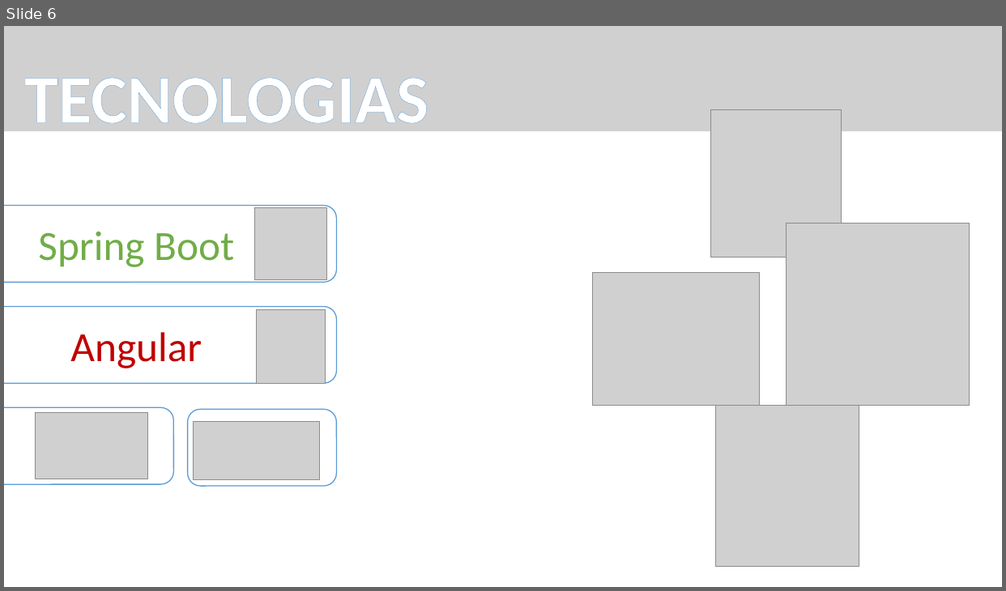
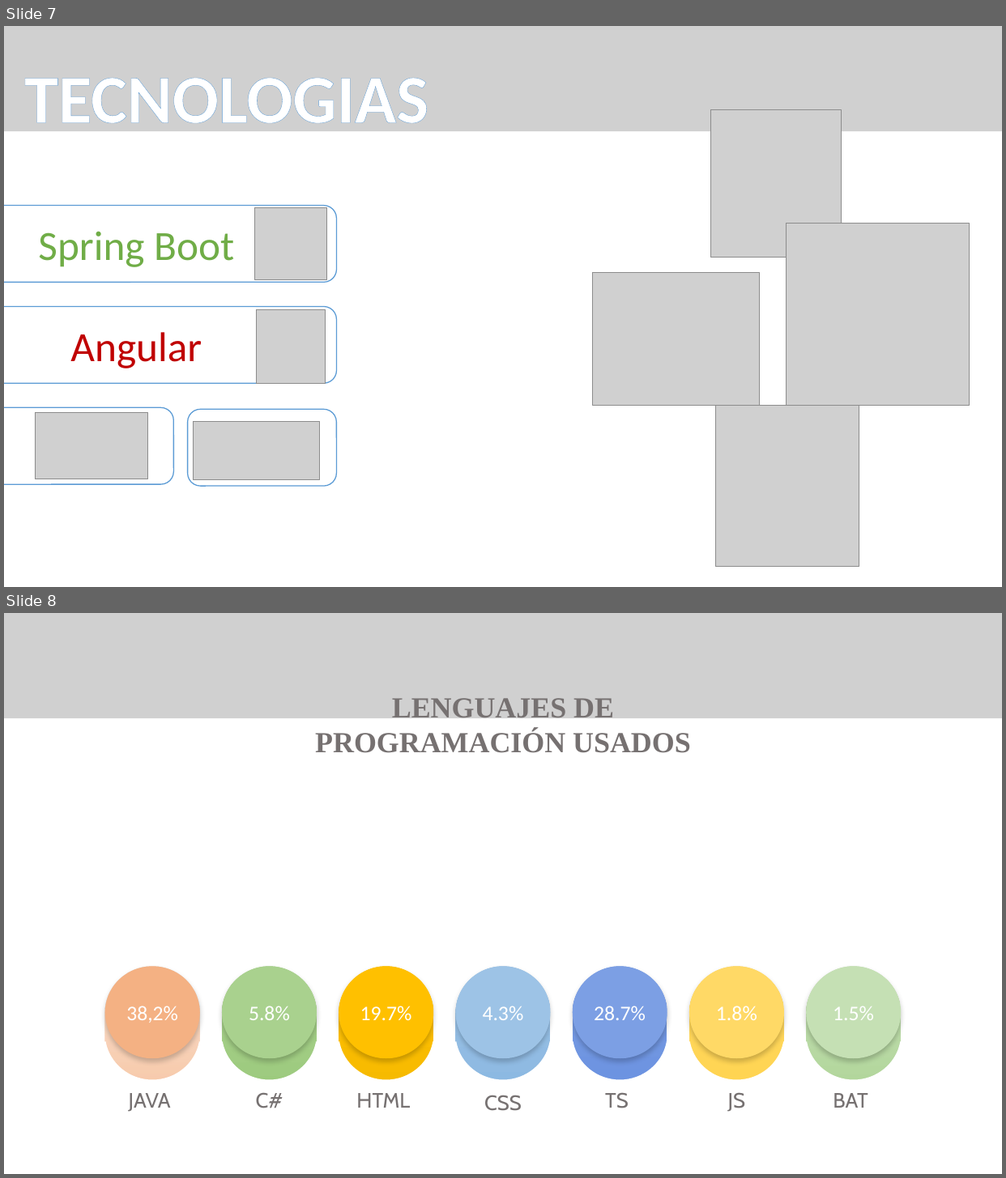
Before and after one commit to CBujeda/TFG-PROYECT-Nine_Image_Board, a slide deck: Documentation/presentación/NIB 0.1.1 - PRESENTATION .pptx. Shown one above the other, each under a label of ours: slide 6 before the commit, slides 7 and 8 after it. The pictures are 1006x591 and 1006x1178 pixels, drawn with LibreOffice and Linux fonts; fonts in the diff are those of the drawing; grey boxes stand for pictures. Boxes give left, top, right and bottom in pixels: in the first picture for what was removed or moved away, otherwise in the second. Text is boxed around its words. In the diff, an @@ line names an element or a change of style, - is before the commit and + after.

```diff
--- a/Documentation/presentación/NIB 0.1.1 - PRESENTATION .pptx
+++ b/Documentation/presentación/NIB 0.1.1 - PRESENTATION .pptx
@@ slide 8 added at [4, 613, 1002, 1174], background #FFFFFF @@
@@ freeform shape added at [4, 613, 1002, 710], fill #4472C4 @@
@@ picture added at [4, 613, 1002, 718] @@
@@ text added at [315, 698, 691, 753], 28 pt, text #767171, bold @@
+LENGUAJES DE PROGRAMACIÓN USADOS
@@ rounded rectangle added at [105, 966, 200, 1174], fill gradient #F4B183 to #EC7C30 @@
@@ ellipse added at [105, 966, 200, 1059], fill #F4B183, 20 pt, text #FFFFFF @@
+38,2%
@@ rounded rectangle added at [222, 966, 317, 1174], fill gradient #A9D18E to #7AB850 @@
@@ ellipse added at [222, 966, 317, 1059], fill #A9D18E, 20 pt, text #FFFFFF @@
+5.8%
@@ rounded rectangle added at [339, 966, 434, 1174], fill gradient #FFC000 to #DEA900 @@
@@ ellipse added at [339, 966, 434, 1059], fill #FFC000, 20 pt, text #FFFFFF @@
+19.7%
@@ rounded rectangle added at [455, 966, 551, 1174], fill gradient #9DC3E6 to #5D9CD5 @@
@@ ellipse added at [455, 966, 551, 1059], fill #9DC3E6, 20 pt, text #FFFFFF @@
+4.3%
@@ rounded rectangle added at [572, 966, 667, 1174], fill gradient #7C9FE4 to #3A6ED6 @@
@@ ellipse added at [572, 966, 667, 1059], fill #7C9FE4, 20 pt, text #FFFFFF @@
+28.7%
@@ rounded rectangle added at [690, 966, 785, 1174], fill gradient #FFD966 to #FFC715 @@
@@ ellipse added at [690, 966, 785, 1059], fill #FFD966, 20 pt, text #FFFFFF @@
+1.8%
@@ rounded rectangle added at [807, 966, 901, 1174], fill gradient #C5E0B4 to #7CB957 @@
@@ ellipse added at [807, 966, 901, 1059], fill #C5E0B4, 20 pt, text #FFFFFF @@
+1.5%
@@ freeform shape added at [4, 1042, 1002, 1174], fill #FFFFFF @@
@@ text added at [129, 1093, 171, 1112], 20 pt, text #767171 @@
+JAVA
@@ text added at [256, 1093, 283, 1109], 20 pt, text #767171 @@
+C#
@@ text added at [356, 1093, 410, 1108], 20 pt, text #767171 @@
+HTML
@@ text added at [484, 1095, 522, 1111], 20 pt, text #767171 @@
+CSS
@@ text added at [605, 1093, 629, 1109], 20 pt, text #767171 @@
+TS
@@ text added at [728, 1093, 746, 1112], 20 pt, text #767171 @@
+JS
@@ text added at [833, 1093, 867, 1108], 20 pt, text #767171 @@
+BAT
@@ what was slide 6 is now slide 7 @@
```
Also in this commit, not shown: 1 slide changed, 8 other slides added, 1 slide removed.
